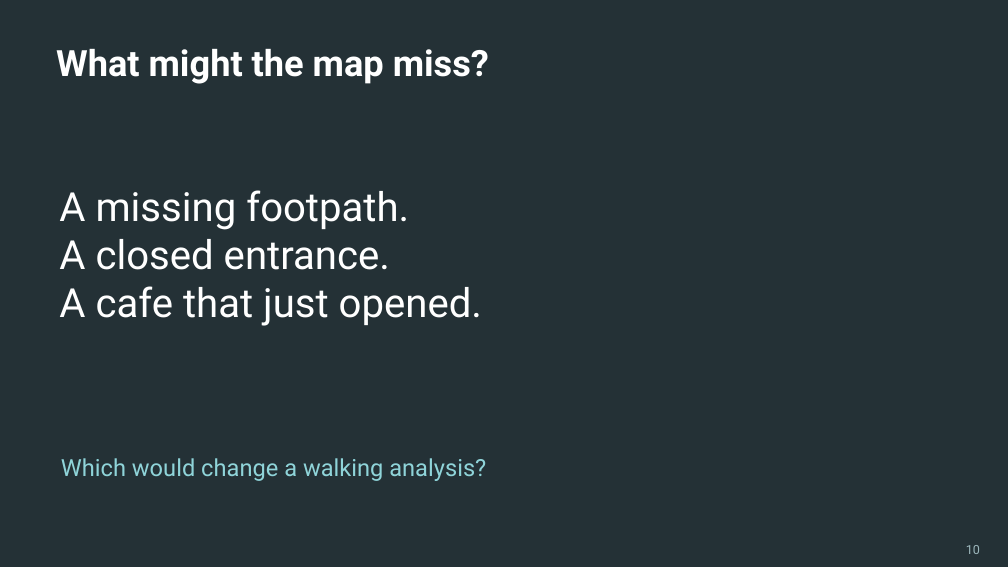
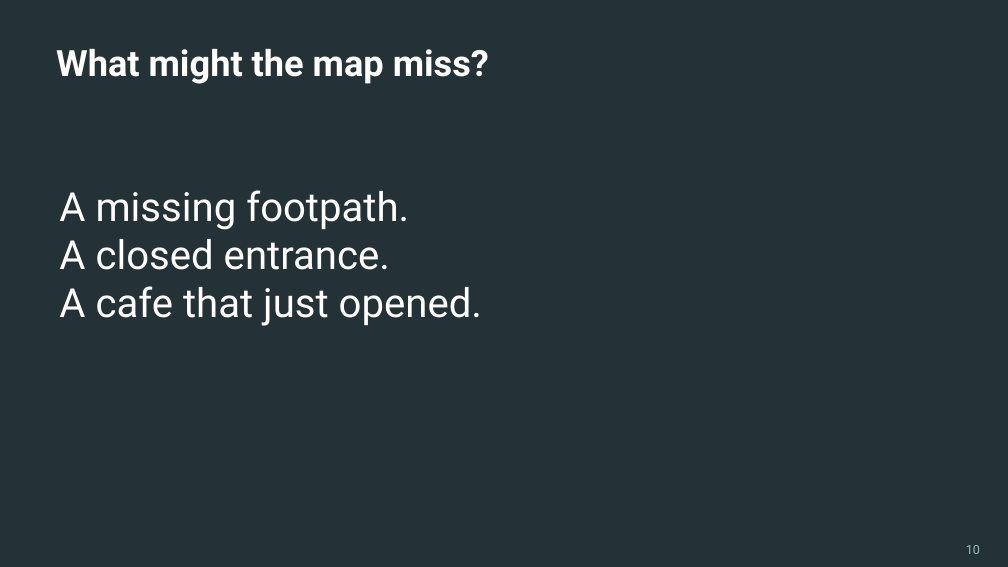
Before and after one commit to MUSA-Zhanchao/OSM-lecture, a slide deck: slide 10 of OSM_Pandana_Lecture-revised-final.pptx. Drawn at 1008x567 pixels with LibreOffice and Linux fonts; fonts in the diff are those of the drawing. Boxes give left, top, right and bottom in pixels: in the first picture for what was removed or moved away, otherwise in the second. Text is boxed around its words. In the diff, an @@ line names an element or a change of style, - is before the commit and + after.

Commit message:
updated slides

```diff
--- a/OSM_Pandana_Lecture-revised-final.pptx
+++ b/OSM_Pandana_Lecture-revised-final.pptx
@@ text removed at (x1=61, y1=458, x2=486, y2=481) @@
-Which would change a walking analysis?
```
Also in this commit, not shown: 3 other slides changed, 18 slides removed, 1 other file.
